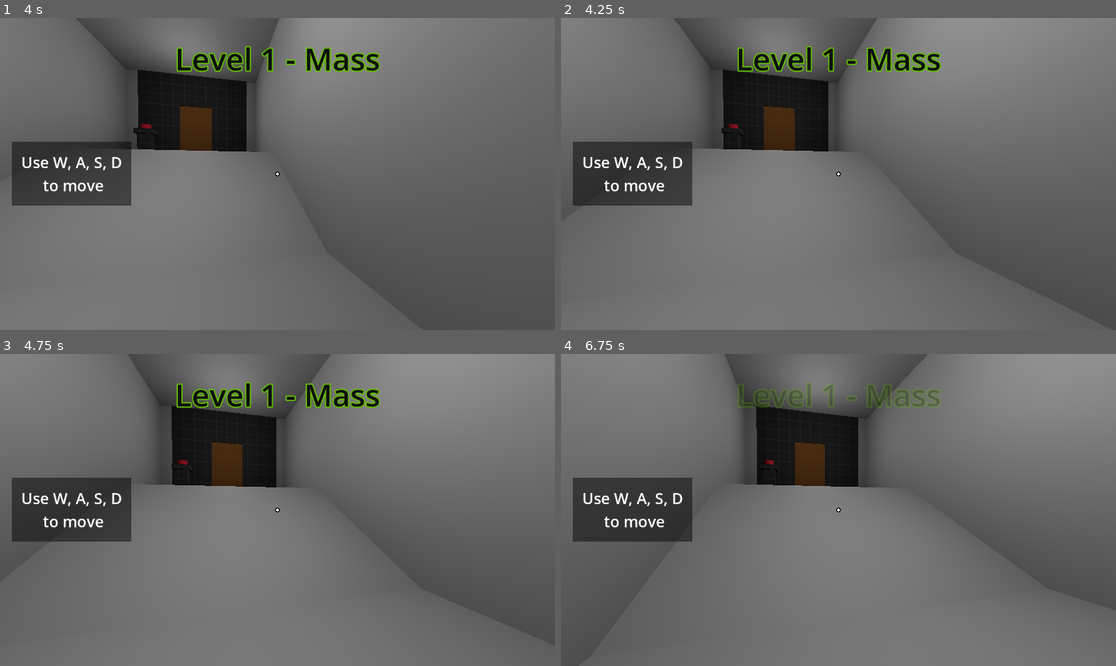
Above: before the commit, frames 1-4 (two rows, left to right).
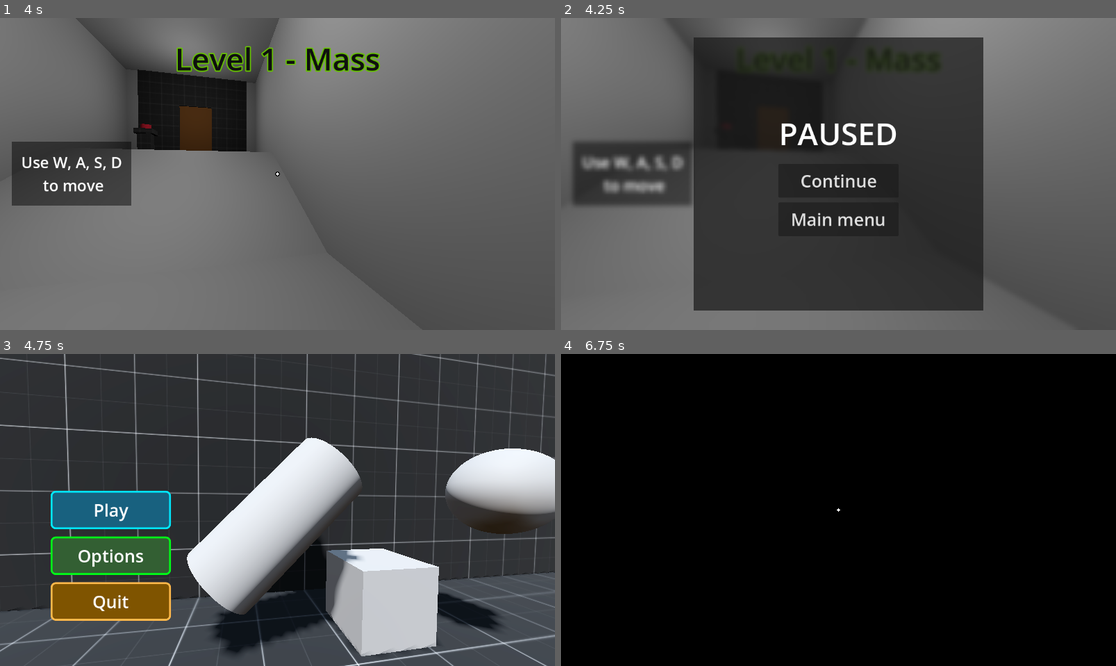
Above: after the commit, the same moments.

Repository: Radian6405/Rescale
Game: Godot game, scene res://levels/Chapter 1/level_1_1.tscn
The game is run twice, just before and just after one commit, with the same random seed, the same clock (stepped at 60 frames per second) and the same inputs.
Inputs (mouse positions are in pixels of both pictures, inside the frame that each line leads up to):
- Up to frame 1 (4 s): tap Enter at 0.5 s; move the mouse to (305, 174) at 0.52 s; hold D (move_right) 0.53-1.28 s; tap Q (decrease_size) at 0.6 s; tap Space (jump) at 0.77, 1.52, 3.02, 3.77 s; move the mouse to (249, 174) at 1.27 s; hold S (move_back) 1.28-2.03 s; click (249, 174) at 1.35 s; move the mouse to (288, 167) at 2.02 s; hold D (move_right) 2.03-3.53 s; tap E (increase_size) at 2.1 s; move the mouse to (271, 180) at 2.77 s; tap F (interact) at 2.85 s; move the mouse to (316, 177) at 3.52 s; hold A (move_left) from 3.53 s (still down); tap W (move_front) at 3.6 s
- Up to frame 2 (4.25 s): keep holding A (move_left); tap Escape (ui_cancel) at 4.15 s
- Up to frame 3 (4.75 s): release A (move_left) at 4.25 s; click (277, 556) at 4.25 s, where only the run after the commit has a clickable "Main menu"
- Up to frame 4 (6.75 s): click (672, 510) at 5 s, where only the run after the commit has a clickable "Play"; click (838, 525) at 5.77 s; move the mouse to (672, 463) at 6.52 s; hold A (move_left) from 6.53 s (still down); tap Shift (sprint) at 6.6 s

Frame 1 is identical in both runs. In frame 2, 42% of the frame differs, in the area x 2-77%, y 0-94%; in frame 3, 91%; in frame 4, 97%, in the area x 0-100%, y 0-100%.

Commit message:
feat: added pause menu

Diff:
--- /dev/null
+++ b/player/PauseMenu.gd
@@ -0,0 +1,33 @@
+extends Control
+
+@onready var player_obj: player = $".."
+
+@export_file("*.tscn") var main_menu
+
+func _ready() -> void:
+	Input.mouse_mode = Input.MOUSE_MODE_CAPTURED
+	visible = false
+
+func _process(delta: float) -> void:
+	if Input.is_action_just_pressed("pause"):
+		if Input.mouse_mode == Input.MOUSE_MODE_CAPTURED:
+			Input.mouse_mode = Input.MOUSE_MODE_VISIBLE
+			player_obj.set_physics_process(false)
+			visible = true
+		else:
+			Input.mouse_mode = Input.MOUSE_MODE_CAPTURED
+			player_obj.set_physics_process(true)
+			visible = false
+
+
+
+func _on_continue_button_pressed() -> void:
+	Input.mouse_mode = Input.MOUSE_MODE_CAPTURED
+	player_obj.set_physics_process(true)
+	visible = false
+
+func _on_return_button_pressed() -> void:
+	change_level(main_menu)
+
+func change_level(level) -> void:
+	get_tree().change_scene_to_file(level)
--- a/player/player.gd
+++ b/player/player.gd
@@ -41,7 +41,6 @@
 @export var level_name: String
 
 func _ready() -> void:
-	Input.mouse_mode = Input.MOUSE_MODE_CAPTURED
 	level_name_label.text = level_name
 
 func _unhandled_input(event: InputEvent) -> void:
@@ -49,13 +48,6 @@
 		rotate_y(-event.relative.x * SENSITIVITY)
 		camera.rotate_x(-event.relative.y * SENSITIVITY)
 		camera.rotation.x = clamp(camera.rotation.x, deg_to_rad(-75), deg_to_rad(75))
-
-func _process(delta: float) -> void:
-	if Input.is_action_just_pressed("ui_cancel"):
-		if Input.mouse_mode == Input.MOUSE_MODE_CAPTURED:
-			Input.mouse_mode = Input.MOUSE_MODE_VISIBLE
-		else:
-			Input.mouse_mode = Input.MOUSE_MODE_CAPTURED
 
 func _physics_process(delta: float) -> void:
 	# Add the gravity.
--- a/player/player.tscn
+++ b/player/player.tscn
@@ -1,7 +1,9 @@
-[gd_scene load_steps=8 format=3 uid="uid://brfkej0x7u71m"]
+[gd_scene load_steps=13 format=3 uid="uid://brfkej0x7u71m"]
 
 [ext_resource type="Script" path="res://player/player.gd" id="1_111g2"]
 [ext_resource type="Script" path="res://player/Crosshair.gd" id="2_pe05e"]
+[ext_resource type="Shader" uid="uid://dp0lrptnkt8sf" path="res://assets/shaders/blur.tres" id="3_ji72l"]
+[ext_resource type="Script" path="res://player/PauseMenu.gd" id="3_wplmb"]
 
 [sub_resource type="CapsuleMesh" id="CapsuleMesh_fdgca"]
 
@@ -43,6 +45,14 @@
 "RESET": SubResource("Animation_w3106"),
 "text_fade": SubResource("Animation_rf0fd")
 }
+
+[sub_resource type="ShaderMaterial" id="ShaderMaterial_okd8p"]
+shader = ExtResource("3_ji72l")
+
+[sub_resource type="PlaceholderTexture2D" id="PlaceholderTexture2D_rx0u0"]
+
+[sub_resource type="StyleBoxFlat" id="StyleBoxFlat_wooq1"]
+bg_color = Color(0.109804, 0.109804, 0.109804, 0.737255)
 
 [node name="player" type="CharacterBody3D"]
 collision_layer = 3
@@ -104,3 +114,81 @@
 "": SubResource("AnimationLibrary_0m256")
 }
 autoplay = "text_fade"
+
+[node name="PauseMenu" type="Control" parent="."]
+layout_mode = 3
+anchors_preset = 15
+anchor_right = 1.0
+anchor_bottom = 1.0
+grow_horizontal = 2
+grow_vertical = 2
+script = ExtResource("3_wplmb")
+main_menu = "res://scenes/menus/main_menu.tscn"
+
+[node name="BGBlur" type="TextureRect" parent="PauseMenu"]
+material = SubResource("ShaderMaterial_okd8p")
+layout_mode = 1
+anchors_preset = 15
+anchor_right = 1.0
+anchor_bottom = 1.0
+grow_horizontal = 2
+grow_vertical = 2
+texture = SubResource("PlaceholderTexture2D_rx0u0")
+
+[node name="MarginContainer" type="MarginContainer" parent="PauseMenu/BGBlur"]
+layout_mode = 1
+anchors_preset = 13
+anchor_left = 0.5
+anchor_right = 0.5
+anchor_bottom = 1.0
+offset_left = -300.0
+offset_right = 300.0
+grow_horizontal = 2
+grow_vertical = 2
+theme_override_constants/margin_top = 40
+theme_override_constants/margin_bottom = 40
+
+[node name="Panel" type="Panel" parent="PauseMenu/BGBlur/MarginContainer"]
+custom_minimum_size = Vector2(600, 0)
+layout_mode = 2
+theme_override_styles/panel = SubResource("StyleBoxFlat_wooq1")
+
+[node name="VBoxContainer" type="VBoxContainer" parent="PauseMenu/BGBlur/MarginContainer"]
+custom_minimum_size = Vector2(500, 0)
+layout_mode = 2
+theme_override_constants/separation = 20
+alignment = 1
+
+[node name="Label" type="Label" parent="PauseMenu/BGBlur/MarginContainer/VBoxContainer"]
+layout_mode = 2
+theme_override_font_sizes/font_size = 64
+text = "PAUSED"
+horizontal_alignment = 1
+vertical_alignment = 1
+
+[node name="VBoxContainer" type="VBoxContainer" parent="PauseMenu/BGBlur/MarginContainer/VBoxContainer"]
+layout_mode = 2
+theme_override_constants/separation = 10
+
+[node name="BoxContainer" type="BoxContainer" parent="PauseMenu/BGBlur/MarginContainer/VBoxContainer/VBoxContainer"]
+layout_mode = 2
+alignment = 1
+
+[node name="ContinueButton" type="Button" parent="PauseMenu/BGBlur/MarginContainer/VBoxContainer/VBoxContainer/BoxContainer"]
+custom_minimum_size = Vector2(250, 70)
+layout_mode = 2
+theme_override_font_sizes/font_size = 36
+text = "Continue"
+
+[node name="BoxContainer2" type="BoxContainer" parent="PauseMenu/BGBlur/MarginContainer/VBoxContainer/VBoxContainer"]
+layout_mode = 2
+alignment = 1
+
+[node name="ReturnButton" type="Button" parent="PauseMenu/BGBlur/MarginContainer/VBoxContainer/VBoxContainer/BoxContainer2"]
+custom_minimum_size = Vector2(250, 70)
+layout_mode = 2
+theme_override_font_sizes/font_size = 36
+text = "Main menu"
+
+[connection signal="pressed" from="PauseMenu/BGBlur/MarginContainer/VBoxContainer/VBoxContainer/BoxContainer/ContinueButton" to="PauseMenu" method="_on_continue_button_pressed"]
+[connection signal="pressed" from="PauseMenu/BGBlur/MarginContainer/VBoxContainer/VBoxContainer/BoxContainer2/ReturnButton" to="PauseMenu" method="_on_return_button_pressed"]
--- a/project.godot
+++ b/project.godot
@@ -67,3 +67,8 @@
 "events": [Object(InputEventKey,"resource_local_to_scene":false,"resource_name":"","device":-1,"window_id":0,"alt_pressed":false,"shift_pressed":false,"ctrl_pressed":false,"meta_pressed":false,"pressed":false,"keycode":0,"physical_keycode":81,"key_label":0,"unicode":113,"echo":false,"script":null)
 ]
 }
+pause={
+"deadzone": 0.5,
+"events": [Object(InputEventKey,"resource_local_to_scene":false,"resource_name":"","device":-1,"window_id":0,"alt_pressed":false,"shift_pressed":false,"ctrl_pressed":false,"meta_pressed":false,"pressed":false,"keycode":0,"physical_keycode":4194305,"key_label":0,"unicode":0,"echo":false,"script":null)
+]
+}
